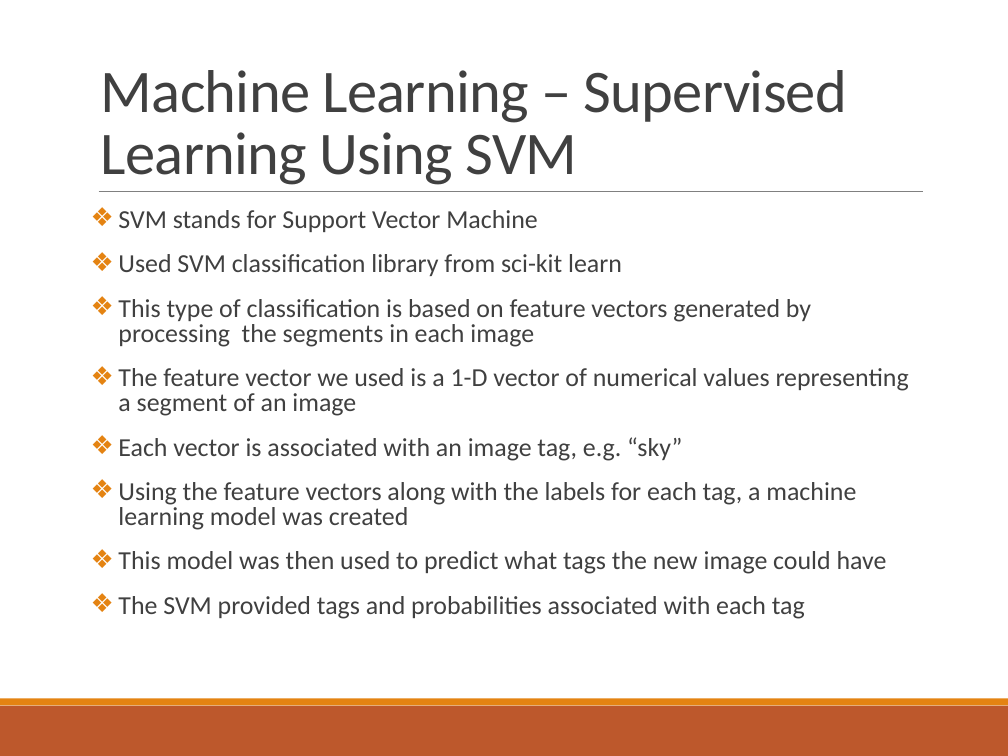
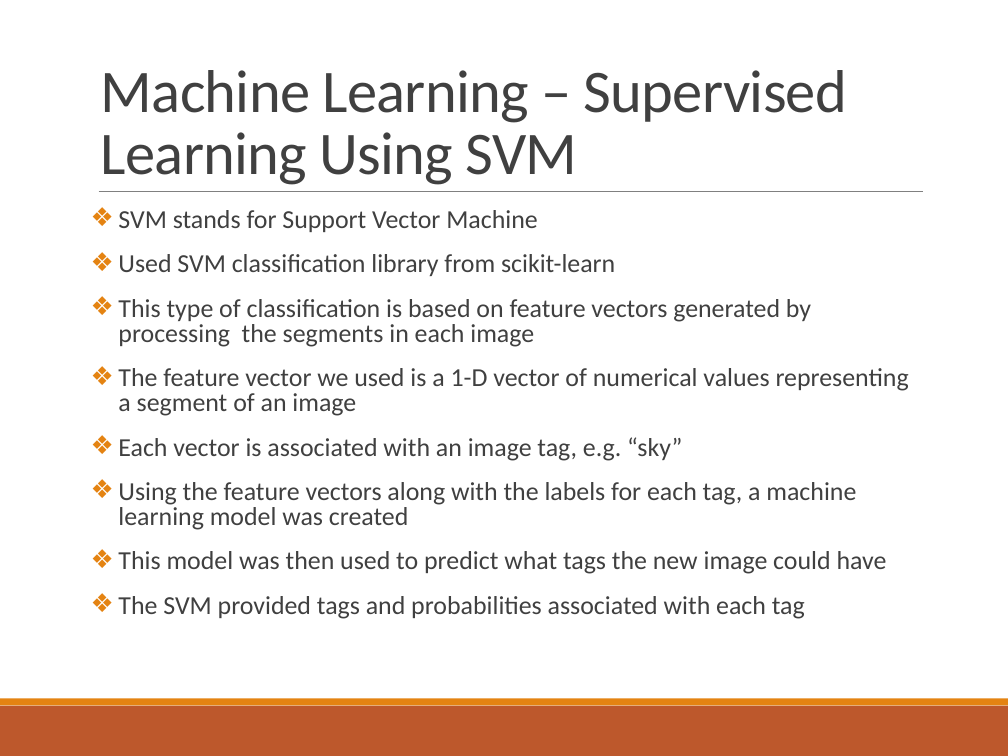
Before and after one commit to somyamohanty/Pixel_Dawgs, a slide deck: slide 5 of Final Presentation.pptx. Drawn at 1008x756 pixels with LibreOffice and Linux fonts; fonts in the diff are those of the drawing. Boxes give left, top, right and bottom in pixels: in the first picture for what was removed or moved away, otherwise in the second. Text is boxed around its words. In the diff, an @@ line names an element or a change of style, - is before the commit and + after.

Commit message:
Made changes to Shreya's slide

```diff
--- a/Final Presentation.pptx
+++ b/Final Presentation.pptx
@@ text at bbox=[118, 254, 615, 276]: text changed @@
-❖ Used SVM classification library from sci-kit learn
+❖ Used SVM classification library from scikit-learn
```
